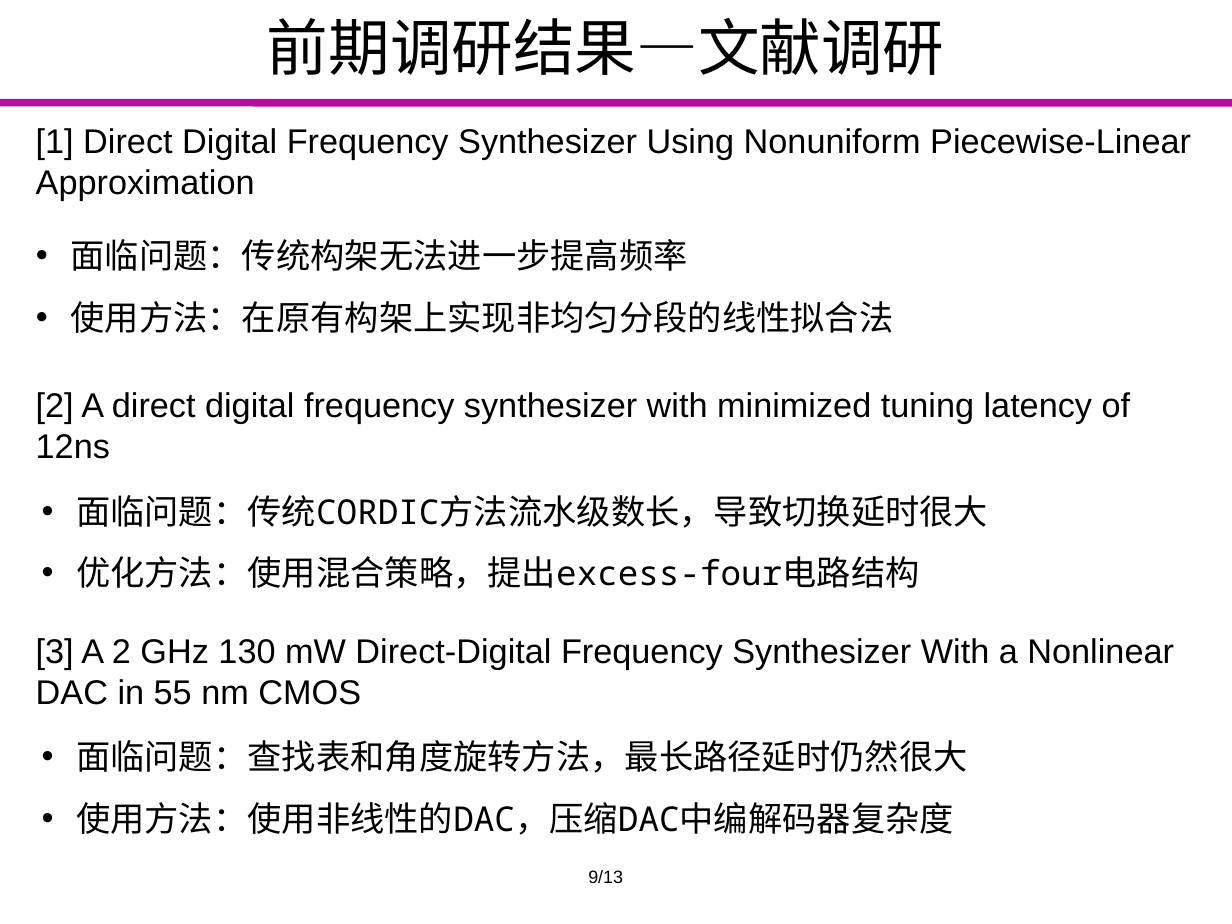
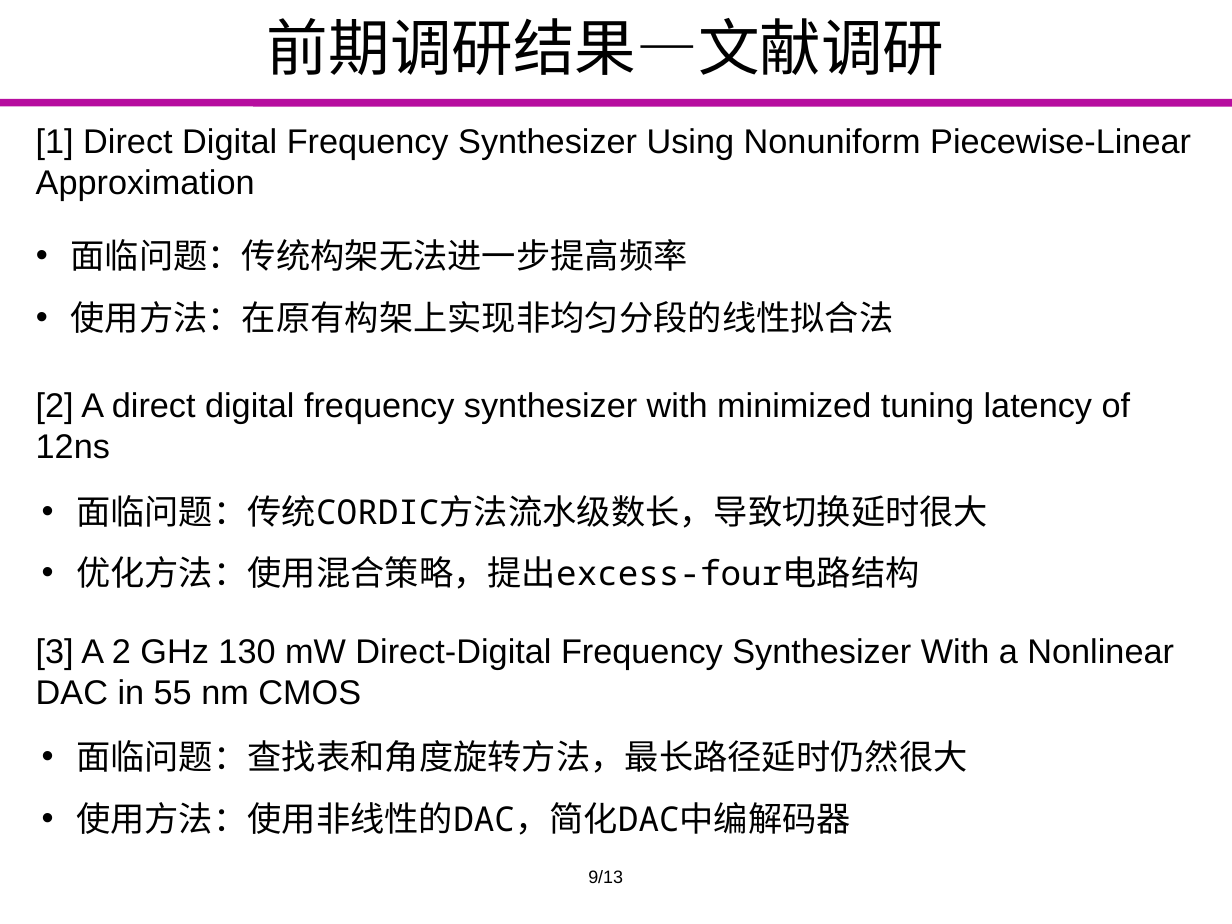
Before and after one commit to Markov2016/kaiti, a slide deck: slide 9 of ppt/yyx_v1.1.pptx. Drawn at 1232x924 pixels with LibreOffice and Linux fonts; fonts in the diff are those of the drawing; background and template pictures are left out. Boxes give left, top, right and bottom in pixels: in the first picture for what was removed or moved away, otherwise in the second. Text is boxed around its words. In the diff, an @@ line names an element or a change of style, - is before the commit and + after.

```diff
--- a/ppt/yyx_v1.1.pptx
+++ b/ppt/yyx_v1.1.pptx
@@ text at (76,802,851,835): text changed @@
-• 使用方法：使用非线性的DAC，压缩DAC中编解码器复杂度
+• 使用方法：使用非线性的DAC，简化DAC中编解码器
```
Also in this commit, not shown: 8 other slides changed, 1 slide added, 1 slide removed.
